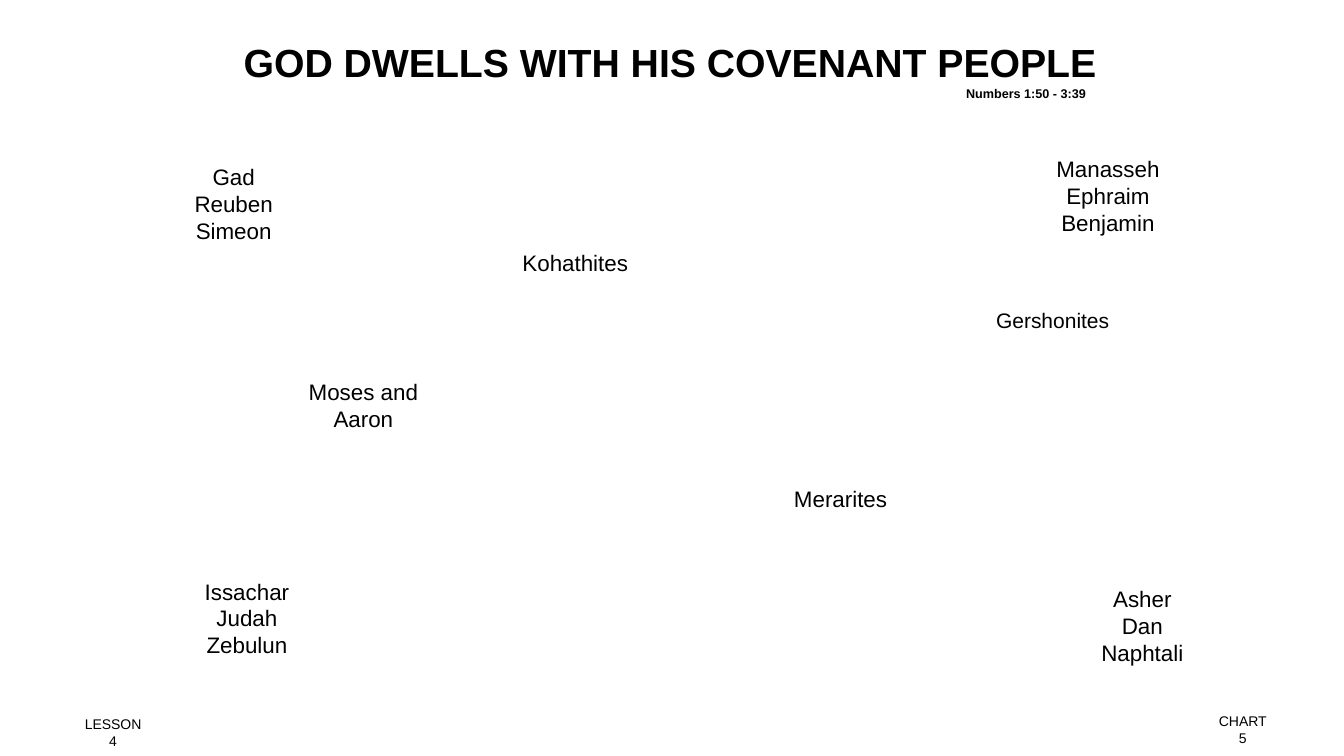
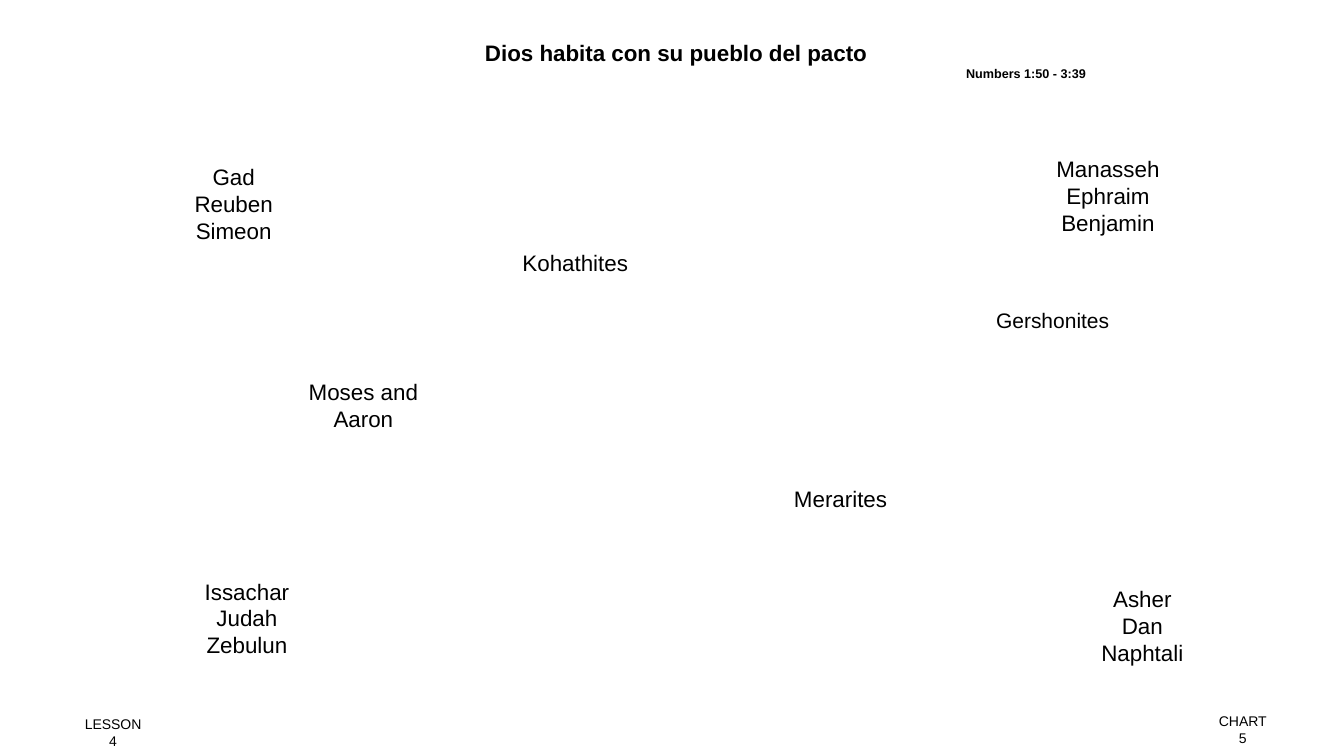
Before and after one commit to praxeastech/sanpedrosula, a slide deck: slide 13 of assets/docs/EltabernáculodeMoisés.odp. Drawn at 1344x756 pixels with LibreOffice and Linux fonts; fonts in the diff are those of the drawing; background and template pictures are left out. Boxes give left, top, right and bottom in pixels: in the first picture for what was removed or moved away, otherwise in the second. Text is boxed around its words. In the diff, an @@ line names an element or a change of style, - is before the commit and + after.

```diff
--- a/assets/docs/EltabernáculodeMoisés.odp
+++ b/assets/docs/EltabernáculodeMoisés.odp
@@ text "Dios habita con su pueblo ...": place and size @@
-text "Dios habita con su pueblo ..." at <box>244,49,1096,98</box>
+text "Dios habita con su pueblo ..." at <box>485,44,1086,78</box>
@@ text at <box>485,44,867,66</box>: text changed; size 28 to 16 pt @@
-GOD DWELLS WITH HIS COVENANT PEOPLE
+Dios habita con su pueblo del pacto
```
Also in this commit, not shown: 2 other slides changed, 6 slides added, 1 other file.
